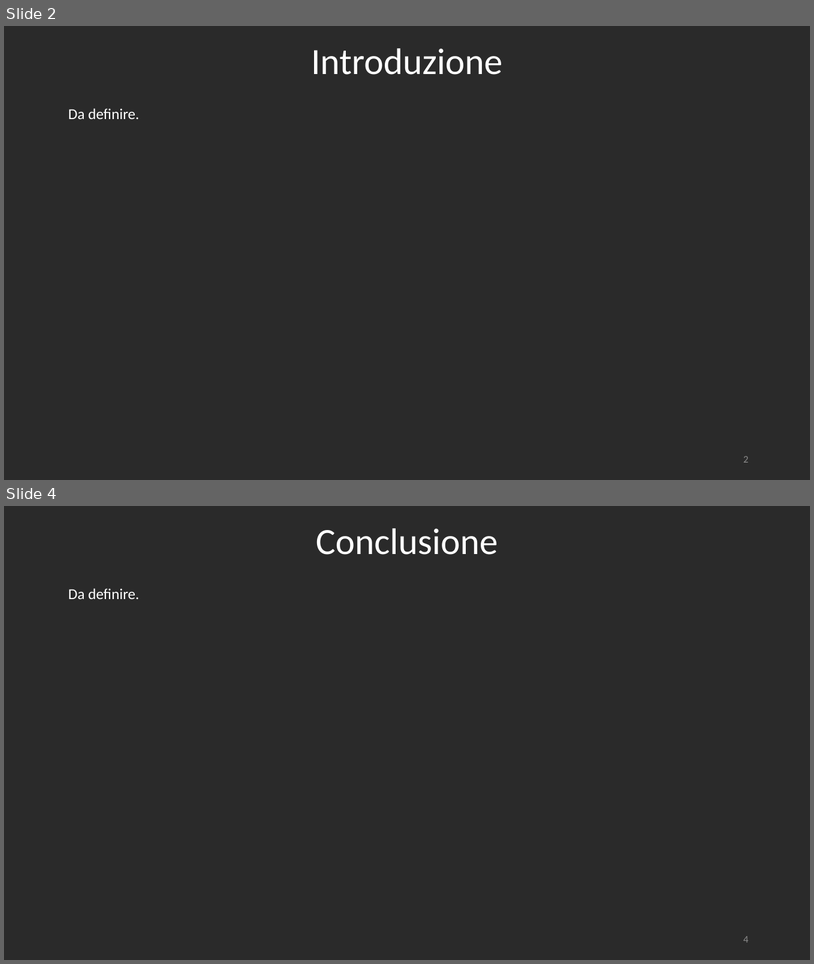
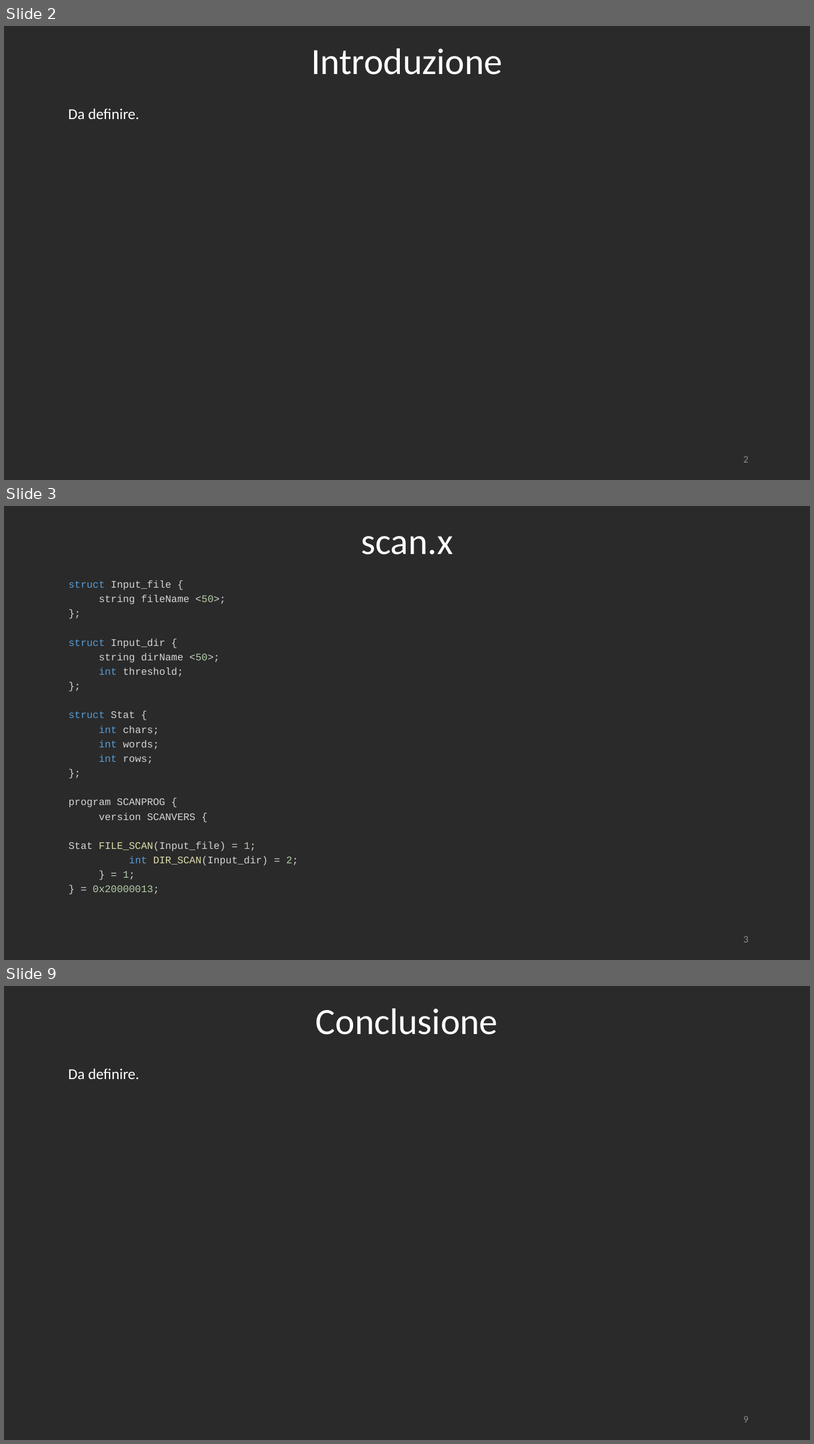
Before and after one commit to RetiCalc-Unibo/progetto8, a slide deck: Presentazione.pptx. Shown one above the other, each under a label of ours: slides 2 and 4 before the commit, slides 2, 3 and 9 after it; the slides between them are not shown. The pictures are 814x964 and 814x1444 pixels, drawn with LibreOffice and Linux fonts; fonts in the diff are those of the drawing. Boxes give left, top, right and bottom in pixels: in the first picture for what was removed or moved away, otherwise in the second. Text is boxed around its words. In the diff, an @@ line names an element or a change of style, - is before the commit and + after.

```diff
--- a/Presentazione.pptx
+++ b/Presentazione.pptx
@@ slide 3 added at <box>4,506,810,960</box>, background #2A2A2A @@
@@ title added at <box>361,536,453,555</box>, 44 pt, text #FFFFFF @@
+scan.x
@@ text added at <box>69,580,299,879</box>, 12 pt, text #D4D4D4 @@
+struct Input_file {
+string fileName <50>;
+};
+struct Input_dir {
+string dirName <50>;
+int threshold;
+};
+struct Stat {
+int chars;
+int words;
+int rows;
+};
+program SCANPROG {
+version SCANVERS {
+Stat FILE_SCAN(Input_file) = 1;
+int DIR_SCAN(Input_dir) = 2;
+} = 1;
+} = 0x20000013;
@@ page number added at <box>744,936,749,942</box>, 12 pt, text #8C8C8C @@
+3
@@ what was slide 4 is now slide 9 @@
@@ page number at <box>744,1416,749,1422</box>: text changed @@
-4
+9
```
Also in this commit, not shown: 5 other slides added, 1 slide removed, 1 other file.
